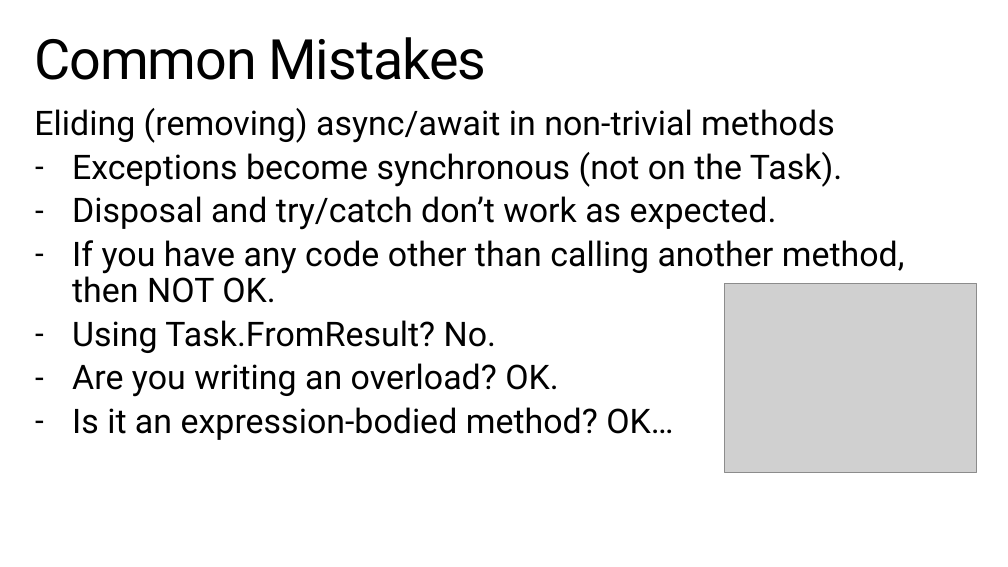
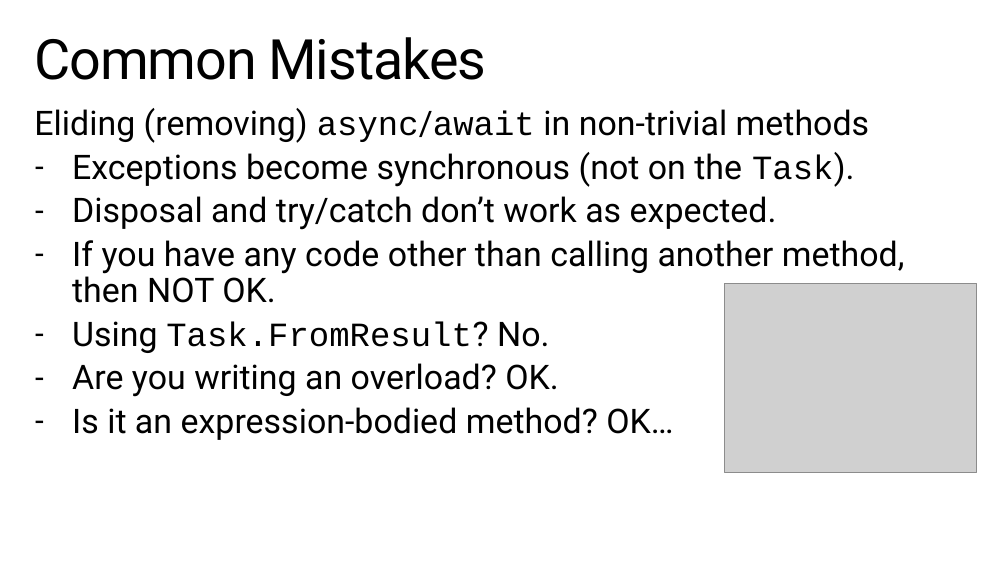
Before and after one commit to StephenCleary/Presentations, a slide deck: slide 28 of Async Pitfalls/Async Pitfalls.pptx. Drawn at 1008x567 pixels with LibreOffice and Linux fonts; fonts in the diff are those of the drawing; grey boxes stand for pictures; background and template pictures are left out. Boxes give left, top, right and bottom in pixels: in the first picture for what was removed or moved away, otherwise in the second. Text is boxed around its words. In the diff, an @@ line names an element or a change of style, - is before the commit and + after.

```diff
--- a/Async Pitfalls/Async Pitfalls.pptx
+++ b/Async Pitfalls/Async Pitfalls.pptx
@@ text at bbox=[34, 108, 870, 353]: font Roboto to Courier New in "async/await", "Task).", "Task.FromResult?" @@
```
Also in this commit, not shown: 13 other slides changed, 1 other file.
